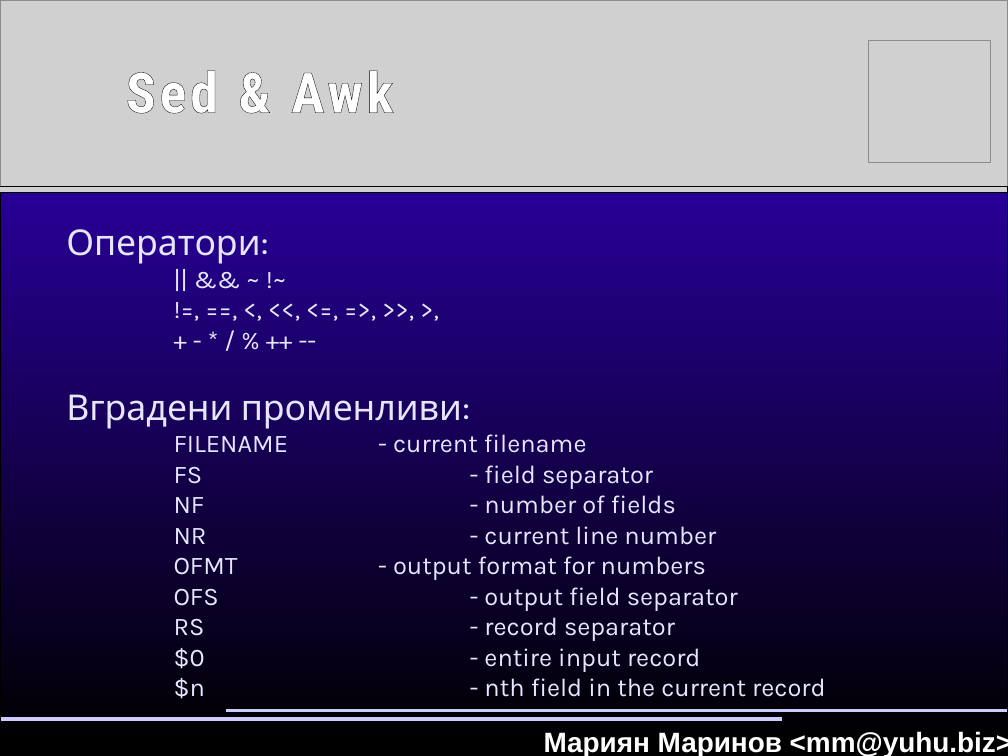
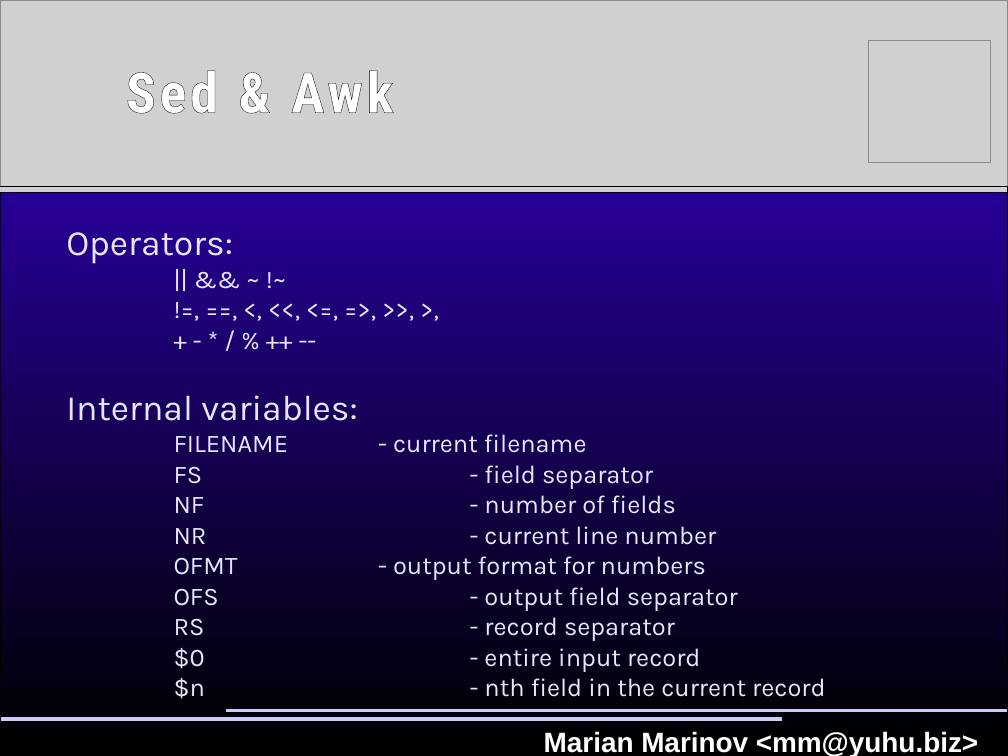
Before and after one commit to hackman/linux-sysadmin-course, a slide deck: slide 11 of presentations/Sed_and_awk.odp (slide 10 before the commit). Drawn at 1008x756 pixels with LibreOffice and Linux fonts; fonts in the diff are those of the drawing; grey boxes stand for pictures. Boxes give left, top, right and bottom in pixels: in the first picture for what was removed or moved away, otherwise in the second. Text is boxed around its words. In the diff, an @@ line names an element or a change of style, - is before the commit and + after.

```diff
--- a/presentations/Sed_and_awk.odp
+++ b/presentations/Sed_and_awk.odp
@@ text at (66, 232, 233, 264): text changed @@
-Оператори:
+Operators:
@@ text at (66, 395, 357, 421): text changed @@
-Вградени променливи:
+Internal variables:
@@ text at (544, 731, 978, 756): text changed @@
-Мариян Маринов <mm@yuhu.biz>
+Marian Marinov <mm@yuhu.biz>
```
Also in this commit, not shown: 6 other slides changed, 8 slides added, 6 slides removed.
